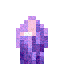
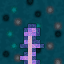
Layers edited between the first and the second 64×64 image:
showed "calibrated_sculk_sensor_top.png #1", painted on it over [0, 0, 64, 64]
showed "calibrated_sculk_sensor_input_side.png #1", painted on it over [0, 31, 64, 64]
